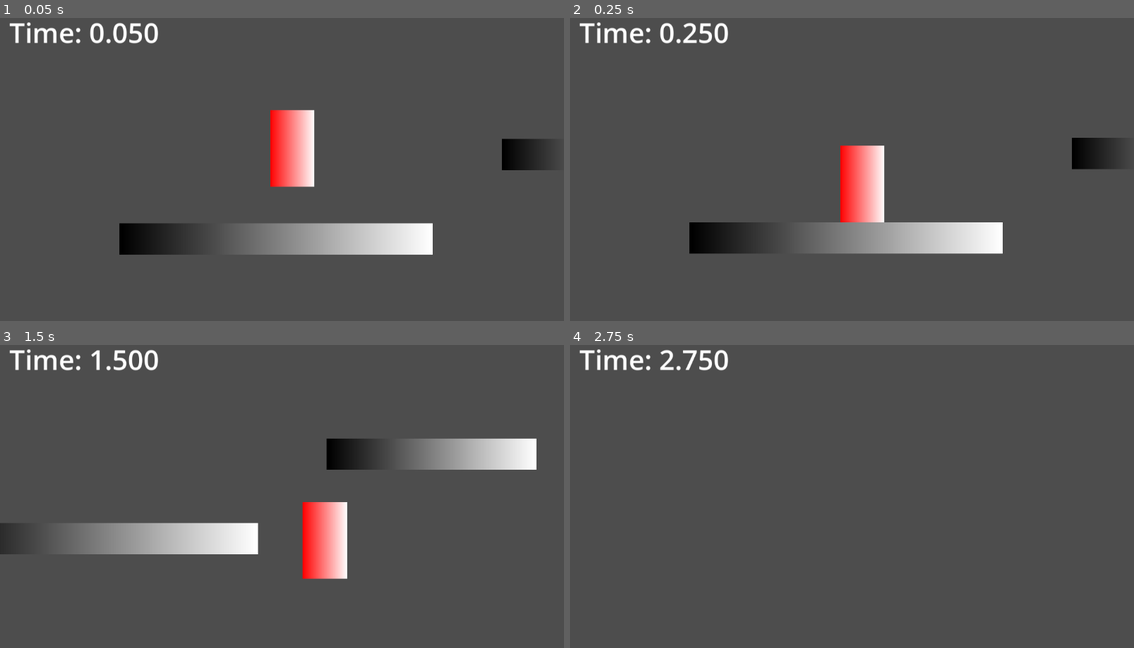
Above: before the commit, frames 1-4 (two rows, left to right).
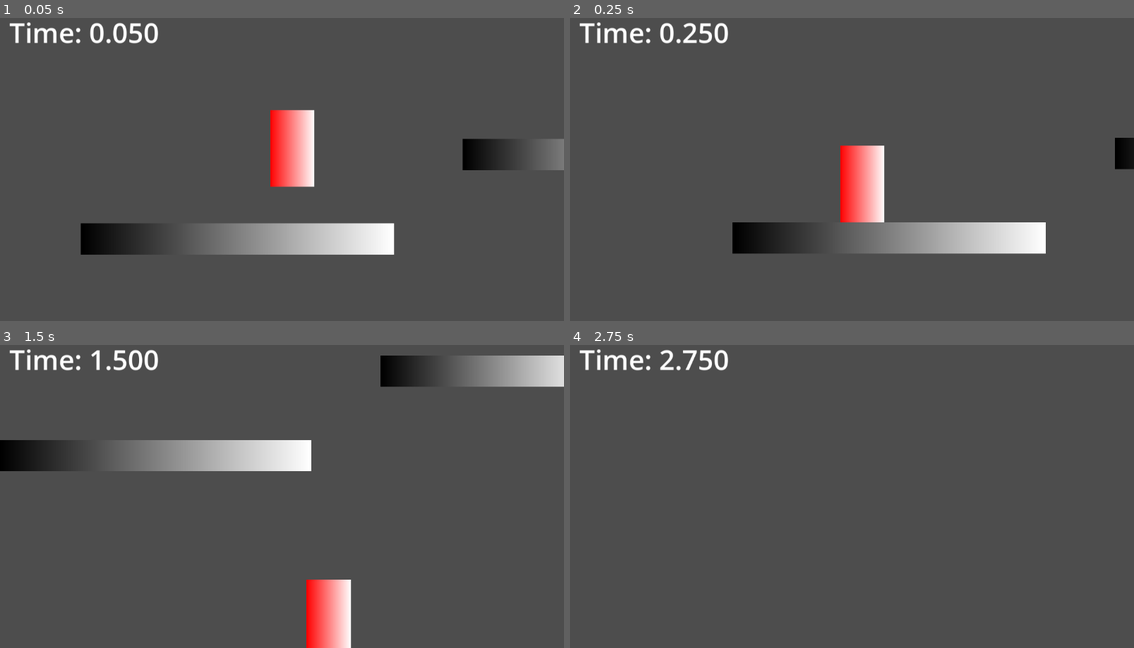
Above: after the commit, the same moments.

Repository: Izzy-Irvine/speed-jam-8-2024
Game: Godot game, scene res://scenes/level/Level.tscn
Same seed, same stepped clock (60 frames per second), same inputs: the game is played once before the commit and once after it.
Inputs:
- Up to frame 1 (0.05 s): no input
- Up to frame 2 (0.25 s): no input
- Up to frame 3 (1.5 s): tap Enter (ui_accept) at 0.5, 0.77 s; hold Right (ui_right) from 0.53 s (still down)
- Up to frame 4 (2.75 s): tap Enter (ui_accept) at 1.52 s; release Right (ui_right) at 2.03 s; hold Left (ui_left) from 2.03 s (still down)

The runs differ from the first frame. In frame 1, 8.3% of the frame differs, in the area x 14-100%, y 39-79%; in frame 2, 7.6%; in frame 3, 18%, in the area x 0-100%, y 3-100%; in frame 4, nothing differs.

Commit message:
platform: add oscillation

Diff:
--- /dev/null
+++ b/speed-jam-8/scenes/platform/platform.gd
@@ -0,0 +1,17 @@
+extends StaticBody2D
+
+var initial_position
+var amp
+
+# Called when the node enters the scene tree for the first time.
+func _ready() -> void:
+	initial_position = position
+	amp = RandomNumberGenerator.new().randi_range(10, 1000)
+
+
+# Called every frame. 'delta' is the elapsed time since the previous frame.
+func _process(delta: float) -> void:
+	var ticks = Time.get_ticks_usec()
+	var a = 0.00001
+	var b = 100
+	position = initial_position + Vector2(sin(ticks*a)*b, 0)
--- a/speed-jam-8/scenes/platform/platform.tscn
+++ b/speed-jam-8/scenes/platform/platform.tscn
@@ -1,4 +1,6 @@
-[gd_scene load_steps=4 format=3 uid="uid://c78k6ot6bm2li"]
+[gd_scene load_steps=5 format=3 uid="uid://c78k6ot6bm2li"]
+
+[ext_resource type="Script" path="res://scenes/platform/platform.gd" id="1_w66i3"]
 
 [sub_resource type="Gradient" id="Gradient_np2gl"]
 
@@ -9,6 +11,7 @@
 size = Vector2(640, 64)
 
 [node name="Platform" type="StaticBody2D"]
+script = ExtResource("1_w66i3")
 
 [node name="Sprite2D" type="Sprite2D" parent="."]
 scale = Vector2(10, 1)
